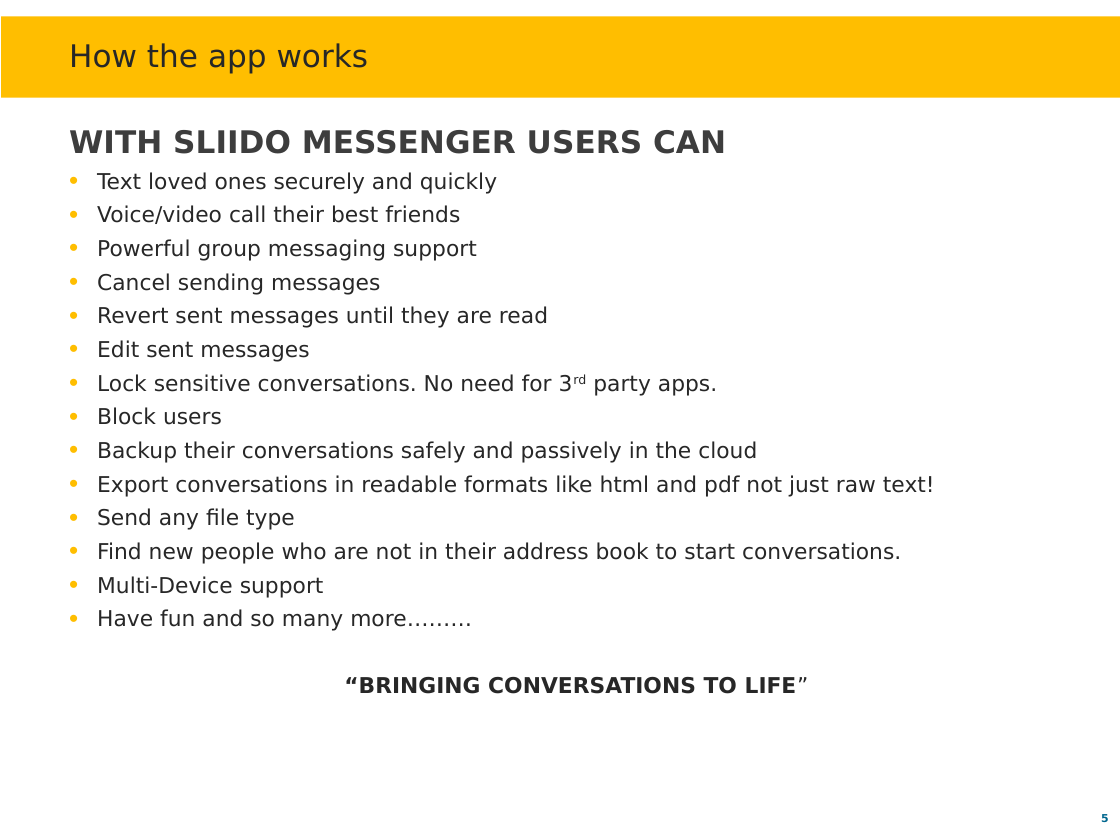
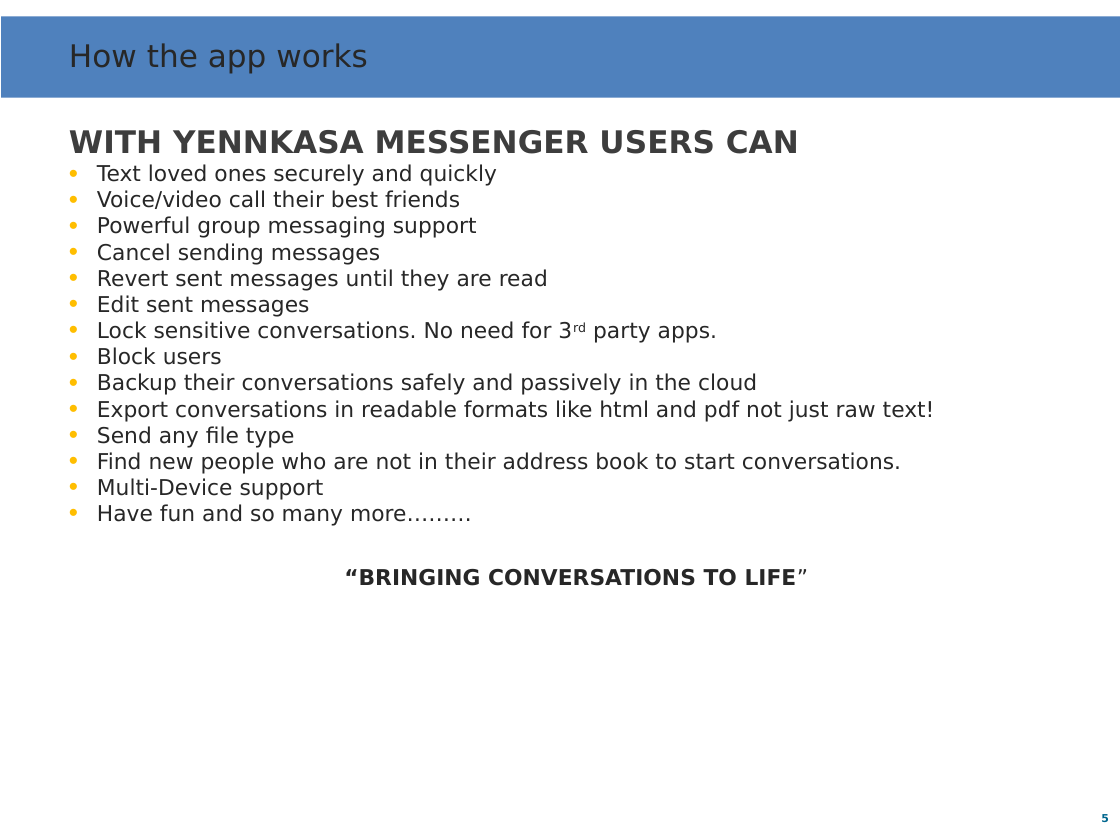
Before and after one commit to yaaminu/yennkasa-android, a slide deck: slide 5 of app-challenge presentation.pptx. Drawn at 1120x840 pixels with LibreOffice and Linux fonts; fonts in the diff are those of the drawing; background and template pictures are left out. Boxes give left, top, right and bottom in pixels: in the first picture for what was removed or moved away, otherwise in the second. Text is boxed around its words. In the diff, an @@ line names an element or a change of style, - is before the commit and + after.

```diff
--- a/app-challenge presentation.pptx
+++ b/app-challenge presentation.pptx
@@ rectangle at [1, 17, 1120, 99]: fill #FFBE00 to #4F81BD @@
@@ text at [69, 130, 799, 154]: text changed @@
-WITH SLIIDO MESSENGER USERS CAN
+WITH YENNKASA MESSENGER USERS CAN
@@ text at [97, 164, 935, 586]: less space between paragraphs @@
```
Also in this commit, not shown: 12 other slides changed, 16 other files.
